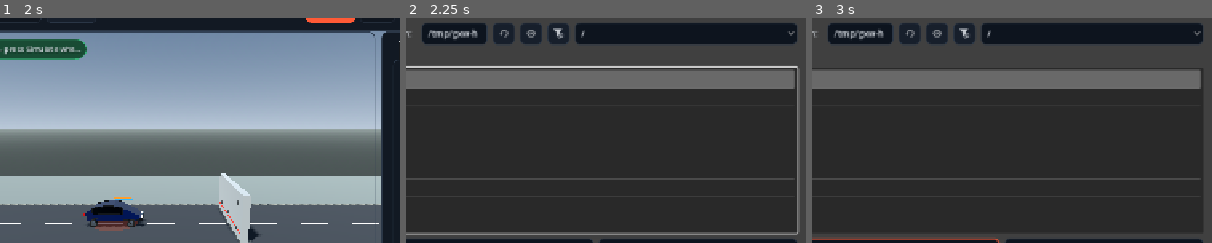
Above: before the commit, frames 1-3 (left to right).
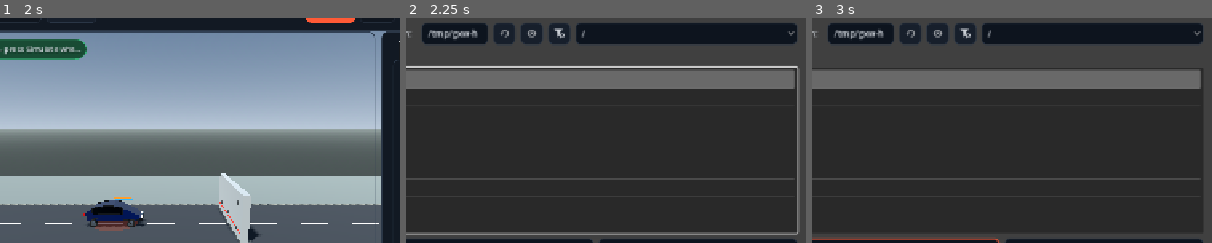
Above: after the commit, the same moments.

Repository: ArrowSK/crashvector
Game: Godot game, scene res://app/main.tscn
Two runs of this game, one before a commit and one after it. Both use one fixed random seed, a clock stepped at 60 frames per second and the inputs below.
Inputs (mouse positions are % of the whole screen's width and height, from its top left):
- Up to frame 1 (2 s): click "New" at 0.5 s; click "New" at 1.25 s
- Up to frame 2 (2.25 s): click "Open" at 2 s
- Up to frame 3 (3 s): click (36, 59) at 2.77 s; type "12" at 2.85 s
The pictures show only the part of the screen within x 29-79%, y 7-57%; the shares and areas given below are measured in that part.

Frame 1 is identical in both runs. In frame 2, 0.2% of the frame differs, in the area x 20-45%, y 3-11%; in frame 3, 0.2%.

Commit message:
M11: run stored calibration at reference-quality timestep

Diff:
--- a/src/calibration/calibration_runner.gd
+++ b/src/calibration/calibration_runner.gd
@@ -5,12 +5,22 @@
 class_name CalibrationRunner
 extends RefCounted
 
+const REFERENCE_SOLVER_SUBSTEPS: int = 512
+
 static func run_default_reference() -> Dictionary:
 	var reference := CalibrationReference.load_default()
 	if reference == null:
 		return {"ok": false, "message": "Calibration reference could not be loaded."}
 	var config := reference.make_scenario()
-	var results := ComparisonRunner.run_speed_sweep(config, [config.car_speed_kmh])
+	# M11's 44-node refined production structure is intentionally integrated at
+	# a substantially finer timestep for the stored reference assessment. This
+	# changes neither the saved scenario nor the physical/contact parameters;
+	# it is an internal numerical-convergence setting for the calibration gate.
+	var results := ComparisonRunner.run_speed_sweep(
+		config,
+		[config.car_speed_kmh],
+		REFERENCE_SOLVER_SUBSTEPS
+	)
 	if results.is_empty():
 		return {"ok": false, "message": "Reference simulation produced no result.", "reference": reference}
 	var result := results[0]
